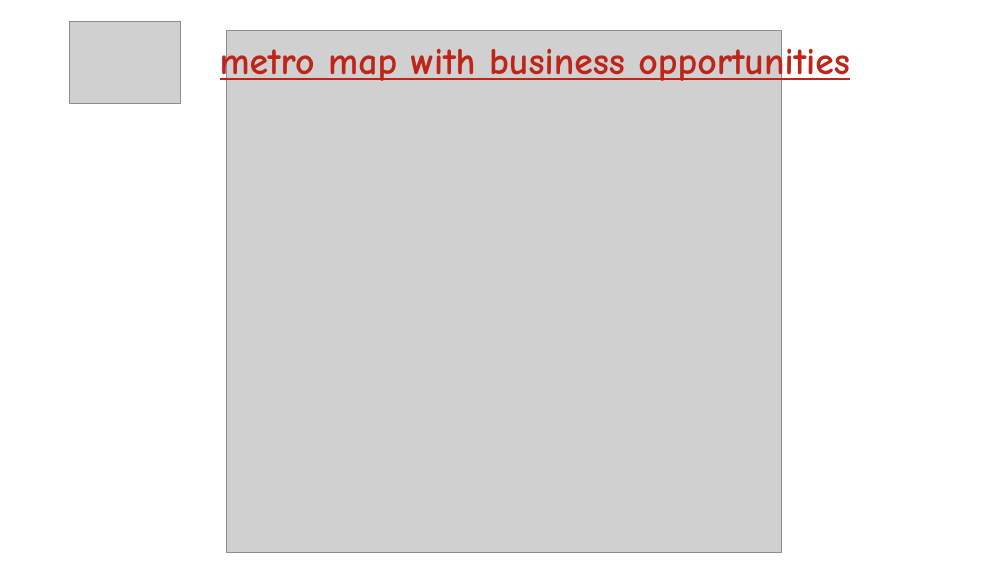
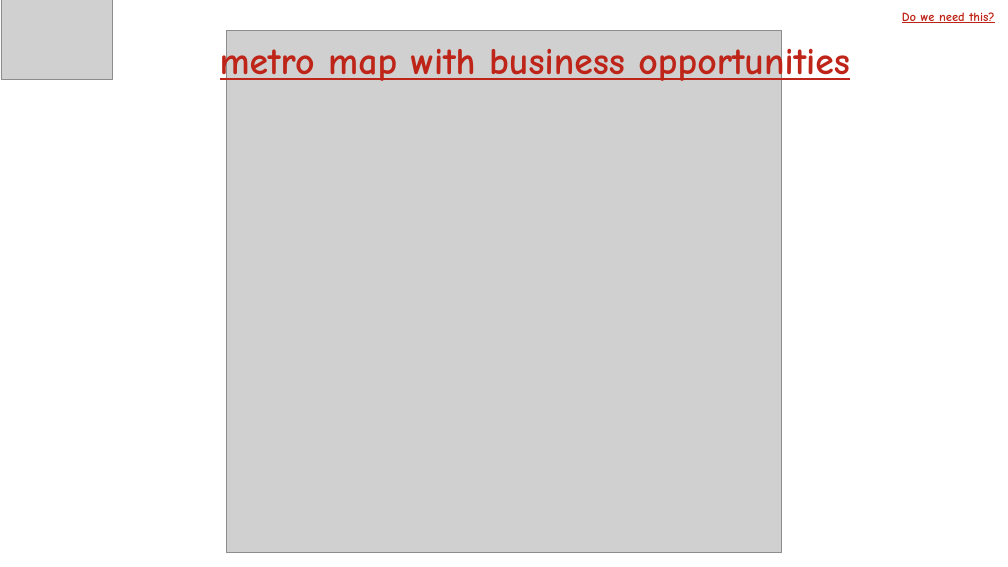
Before and after one commit to dev5680/DRTFinalProject, a slide deck: slide 17 of DRT_Thinking.pptx (slide 6 before the commit). Drawn at 1008x567 pixels with LibreOffice and Linux fonts; fonts in the diff are those of the drawing; grey boxes stand for pictures. Boxes give left, top, right and bottom in pixels: in the first picture for what was removed or moved away, otherwise in the second. Text is boxed around its words. In the diff, an @@ line names an element or a change of style, - is before the commit and + after.

```diff
--- a/DRT_Thinking.pptx
+++ b/DRT_Thinking.pptx
@@ picture: place and size @@
-picture at [70, 21, 181, 104]
+picture at [1, 0, 112, 80]
@@ text added at [902, 12, 994, 23], 12 pt, text #BE2418, bold, underline @@
+Do we need this?
```
Also in this commit, not shown: 5 other slides changed, 10 slides added, 2 slides removed.
